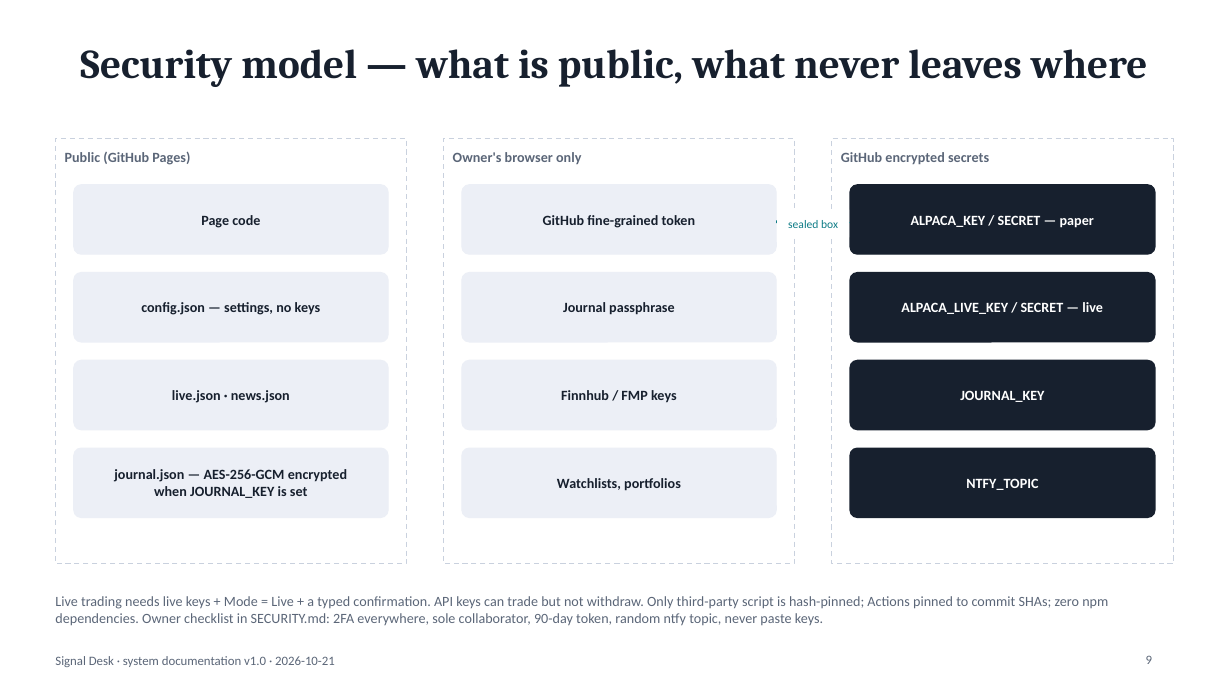
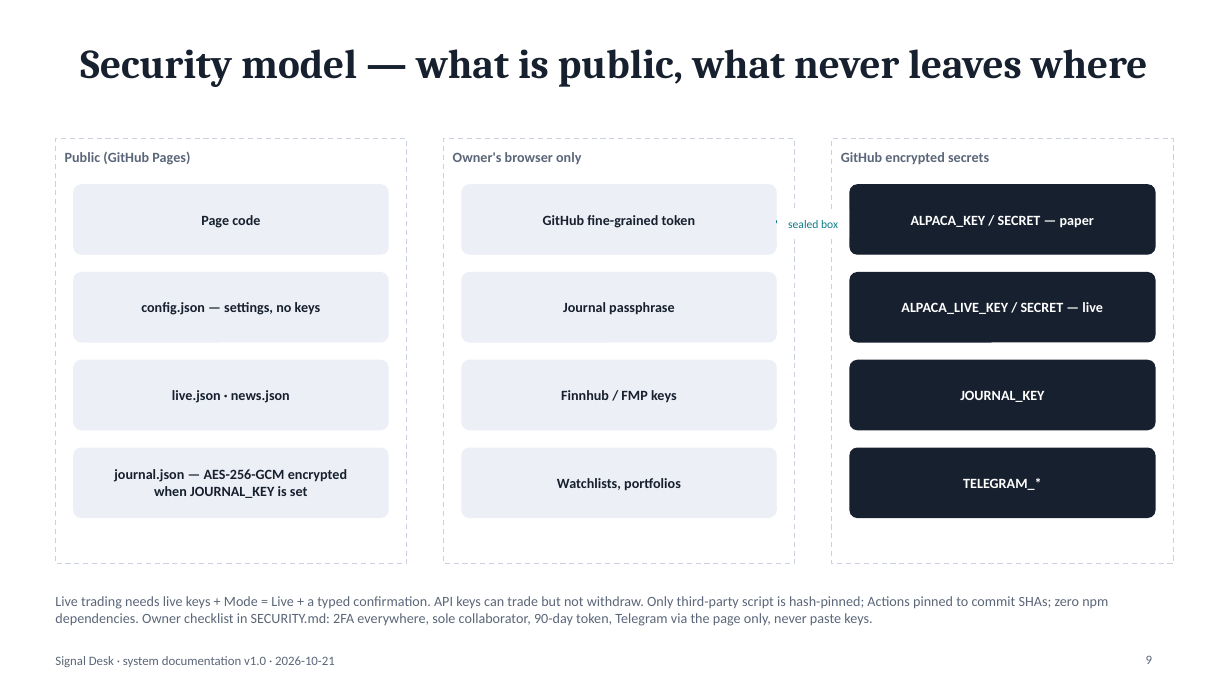
Before and after one commit to harimula/signal-desk, a slide deck: slide 9 of docs/architecture.pptx. Drawn at 1232x693 pixels with LibreOffice and Linux fonts; fonts in the diff are those of the drawing. Boxes give left, top, right and bottom in pixels: in the first picture for what was removed or moved away, otherwise in the second. Text is boxed around its words. In the diff, an @@ line names an element or a change of style, - is before the commit and + after.

```diff
--- a/docs/architecture.pptx
+++ b/docs/architecture.pptx
@@ text at (963,478,1042,490): text changed @@
-NTFY_TOPIC
+TELEGRAM_*
@@ text at (55,596,1108,626): text changed @@
-Live trading needs live keys + Mode = Live + a typed confirmation. API keys can trade but not withdraw. Only third-party script is hash-pinned; Actions pinned to commit SHAs; zero npm dependencies. Owner checklist in SECURITY.md: 2FA everywhere, sole collaborator, 90-day token, random ntfy topic, never paste keys.
+Live trading needs live keys + Mode = Live + a typed confirmation. API keys can trade but not withdraw. Only third-party script is hash-pinned; Actions pinned to commit SHAs; zero npm dependencies. Owner checklist in SECURITY.md: 2FA everywhere, sole collaborator, 90-day token, Telegram via the page only, never paste keys.
```
Also in this commit, not shown: 3 other slides changed, 15 other files.
